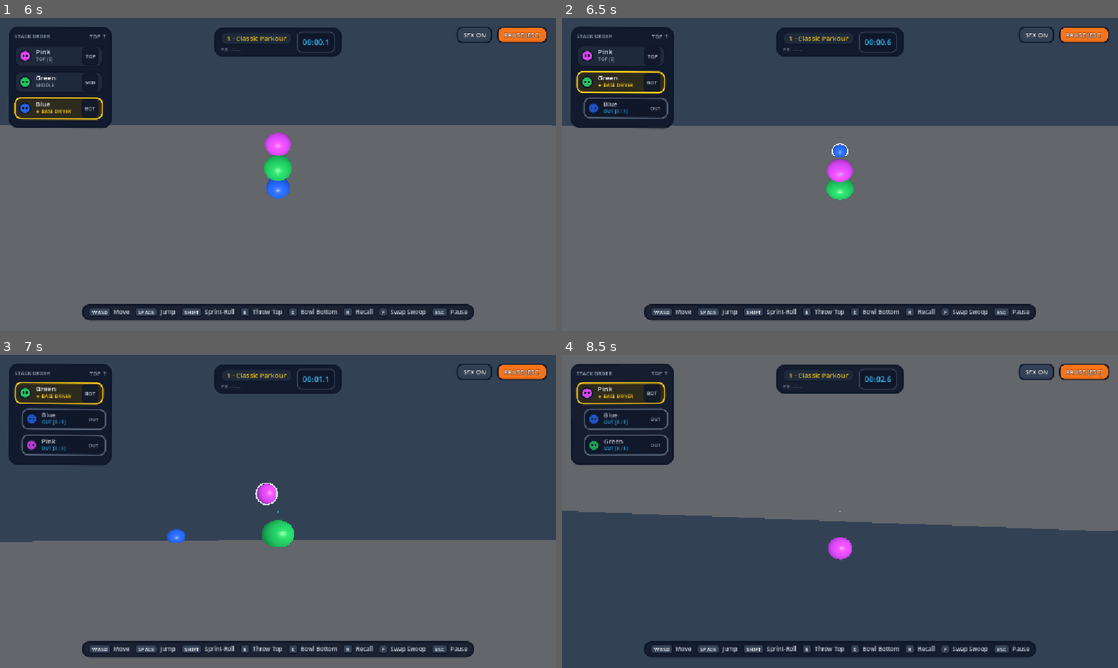
Above: before the commit, frames 1-4 (two rows, left to right).
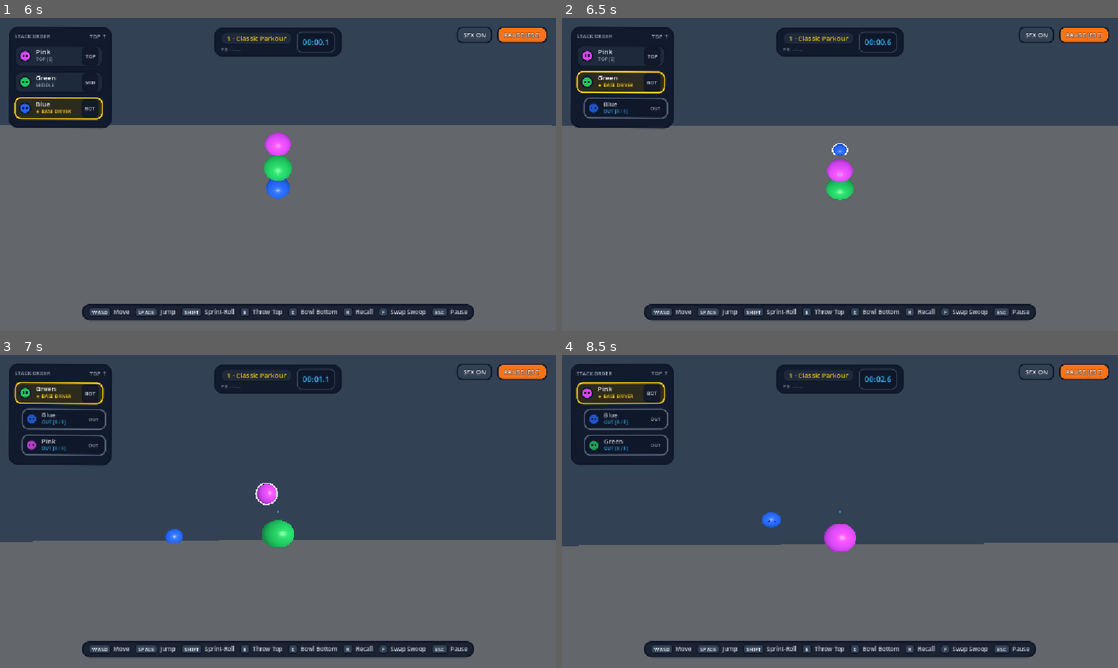
Above: after the commit, the same moments.

Repository: freeeked/godotgame
Game: Godot game, scene res://main.tscn
The game is run twice, just before and just after one commit, with the same random seed, the same clock (stepped at 60 frames per second) and the same inputs.
Inputs (mouse positions are in pixels of both pictures, inside the frame that each line leads up to):
- Up to frame 1 (6 s): click "▶ PLAY" at 0.5 s; click "SFX ON" at 1.25 s; click "MUTED" at 2 s; click "PAUSE [ESC]" at 2.75 s; move the mouse to (400, 158) at 3.52 s; hold D (move_right) 3.53-4.28 s; hold E (eject) 3.53-4.28 s; click (400, 158) at 3.67 s; tap C (roll_bottom) at 3.8, 4.35 s; move the mouse to (166, 190) at 4.27 s; hold S (move_back) 4.28-5.03 s; click (166, 190) at 4.42 s; tap Shift (sprint_roll) at 4.55 s; move the mouse to (333, 105) at 5.02 s; hold D (move_right) 5.03-5.78 s; hold Shift (sprint_roll) 5.03-5.78 s; click (333, 105) at 5.17 s; tap E (eject) at 5.3 s; move the mouse to (250, 237) at 5.77 s; hold W (move_forward) from 5.78 s (still down); tap Q (center_camera) at 5.85 s; click (250, 237) at 5.92 s
- Up to frame 2 (6.5 s): keep holding W (move_forward); tap C (roll_bottom) at 6.05 s
- Up to frame 3 (7 s): keep holding W (move_forward); move the mouse to (316, 514) at 6.52 s; hold E (eject) from 6.53 s (still down); click (316, 514) at 6.67 s; tap Shift (sprint_roll) at 6.8 s
- Up to frame 4 (8.5 s): keep holding W (move_forward); move the mouse to (795, 508) at 7.27 s; release E (eject) at 7.28 s; tap R (recall) at 7.35 s; click (795, 508) at 7.42 s; tap E (eject) at 7.55 s; move the mouse to (845, 511) at 8.02 s; hold C (roll_bottom) from 8.03 s (still down); click (845, 511) at 8.17 s

Frame 1 is identical in both runs. In frame 2, less than 0.1% of the frame differs, in the area x 47-53%, y 40-57%; in frame 3, less than 0.1%; in frame 4, 81%, in the area x 0-100%, y 0-100%.

Commit message:
fix movement

Diff:
--- a/main.tscn
+++ b/main.tscn
@@ -6,8 +6,8 @@
 [sub_resource type="BoxMesh" id="BoxMesh_nay18"]
 size = Vector3(9.129486, 1, 1.6502686)
 
-[sub_resource type="ConcavePolygonShape3D" id="ConcavePolygonShape3D_0xm2m"]
-data = PackedVector3Array(-4.5646996, 0.5, 0.8251, 4.5646996, 0.5, 0.8251, -4.5646996, -0.5, 0.8251, 4.5646996, 0.5, 0.8251, 4.5646996, -0.5, 0.8251, -4.5646996, -0.5, 0.8251, 4.5646996, 0.5, -0.8251, -4.5646996, 0.5, -0.8251, 4.5646996, -0.5, -0.8251, -4.5646996, 0.5, -0.8251, -4.5646996, -0.5, -0.8251, 4.5646996, -0.5, -0.8251, 4.5646996, 0.5, 0.8251, 4.5646996, 0.5, -0.8251, 4.5646996, -0.5, 0.8251, 4.5646996, 0.5, -0.8251, 4.5646996, -0.5, -0.8251, 4.5646996, -0.5, 0.8251, -4.5646996, 0.5, -0.8251, -4.5646996, 0.5, 0.8251, -4.5646996, -0.5, -0.8251, -4.5646996, 0.5, 0.8251, -4.5646996, -0.5, 0.8251, -4.5646996, -0.5, -0.8251, 4.5646996, 0.5, 0.8251, -4.5646996, 0.5, 0.8251, 4.5646996, 0.5, -0.8251, -4.5646996, 0.5, 0.8251, -4.5646996, 0.5, -0.8251, 4.5646996, 0.5, -0.8251, -4.5646996, -0.5, 0.8251, 4.5646996, -0.5, 0.8251, -4.5646996, -0.5, -0.8251, 4.5646996, -0.5, 0.8251, 4.5646996, -0.5, -0.8251, -4.5646996, -0.5, -0.8251)
+[sub_resource type="BoxShape3D" id="BoxShape3D_floor"]
+size = Vector3(9.129486, 1, 1.6502686)
 
 [node name="Main" type="Node3D" unique_id=276455839]
 script = ExtResource("1_0xm2m")
@@ -27,26 +27,6 @@
 transform = Transform3D(19.509756, 0, 0, 0, 1.2098289, 0, 0, 0, 60.405067, -19.59935, -1, 4.80576)
 mesh = SubResource("BoxMesh_nay18")
 
-[node name="StaticBody3D" type="StaticBody3D" parent="TestFloor/MeshInstance3D" unique_id=1273570719]
-
-[node name="CollisionShape3D" type="CollisionShape3D" parent="TestFloor/MeshInstance3D/StaticBody3D" unique_id=62997427]
-shape = SubResource("ConcavePolygonShape3D_0xm2m")
-
-[node name="HUD" type="CanvasLayer" parent="." unique_id=1283257902]
-
-[node name="Reticle" type="ColorRect" parent="HUD" unique_id=664066068]
-custom_minimum_size = Vector2(4, 4)
-custom_maximum_size = Vector2(4, 4)
-anchors_preset = 8
-anchor_left = 0.5
-anchor_top = 0.5
-anchor_right = 0.5
-anchor_bottom = 0.5
-offset_left = -2.0
-offset_top = -2.0
-offset_right = 2.0
-offset_bottom = 2.0
-grow_horizontal = 2
-grow_vertical = 2
-mouse_filter = 2
-color = Color(1, 1, 1, 0.35)
+[node name="CollisionShape3D" type="CollisionShape3D" parent="TestFloor" unique_id=62997427]
+transform = Transform3D(19.509756, 0, 0, 0, 1.2098289, 0, 0, 0, 60.405067, -19.59935, -1, 4.80576)
+shape = SubResource("BoxShape3D_floor")
--- a/scripts/player_stack.gd
+++ b/scripts/player_stack.gd
@@ -1026,6 +1026,19 @@
 	blob_ejected.emit(top_node.id, top_node.blob_name, false)
 	return top_node
 
+func _find_floor_y(at_pos: Vector3, fallback_feet_y: float, exclude_rids: Array[RID]) -> float:
+	var space_state := get_world_3d().direct_space_state
+	var ray_from := Vector3(at_pos.x, at_pos.y + 1.2, at_pos.z)
+	var ray_to := Vector3(at_pos.x, fallback_feet_y - 0.6, at_pos.z)
+	var query := PhysicsRayQueryParameters3D.create(ray_from, ray_to)
+	query.exclude = exclude_rids
+	query.collide_with_areas = false
+	query.collide_with_bodies = true
+	var hit := space_state.intersect_ray(query)
+	if not hit.is_empty():
+		return (hit["position"] as Vector3).y
+	return fallback_feet_y
+
 func roll_bottom_character() -> StackBlob:
 	if _active_nodes.size() <= 1:
 		return null
@@ -1033,44 +1046,71 @@
 	var is_sprint_launch := _is_sprint_rolling
 	var forward_x := sin(_facing_angle)
 	var forward_z := cos(_facing_angle)
+	var back_x := -forward_x
+	var back_z := -forward_z
+	var exclude_rids := _get_all_blob_rids()
 
 	var prev_driver := _active_nodes[0]
+	var prev_col_r := prev_driver.radius * 0.85
 	var anchor_x := prev_driver.body.global_position.x
 	var anchor_z := prev_driver.body.global_position.z
-	var anchor_feet_y := prev_driver.body.global_position.y - prev_driver.radius * 0.92
+	var raw_feet_y := prev_driver.body.global_position.y - prev_col_r
+	var floor_y := _find_floor_y(prev_driver.body.global_position, raw_feet_y, exclude_rids) if _is_grounded else raw_feet_y
 
 	var bottom_node: StackBlob = _active_nodes.pop_front()
 	var new_driver := _active_nodes[0]
 	var cur_horiz_speed := Vector2(_leader_vel.x, _leader_vel.z).length()
 
-	new_driver.body.global_position = Vector3(
-		anchor_x,
-		anchor_feet_y + new_driver.radius * 0.92,
-		anchor_z
-	)
-
-	var ball_center_y := anchor_feet_y + bottom_node.radius * 0.92
-	var desired_clearance := new_driver.radius + bottom_node.radius + 0.14
-	var exclude_rids := _get_all_blob_rids()
-	var safe_clearance := 0.0
-	var step_size := 0.08
+	var new_col_r := new_driver.radius * 0.85
+	var ball_col_r := bottom_node.radius * 0.85
+
+	# If sprint-rolling in a snake line, keep new_driver at its current trail position (don't teleport it forward!)
+	# so the remaining snake never snaps/rubber-bands into the launched ball.
+	var driver_x := anchor_x
+	var driver_z := anchor_z
+	if is_sprint_launch:
+		driver_x = new_driver.body.global_position.x
+		driver_z = new_driver.body.global_position.z
+		var driver_raw_feet := new_driver.body.global_position.y - new_col_r
+		var driver_floor := _find_floor_y(new_driver.body.global_position, driver_raw_feet, exclude_rids) if _is_grounded else driver_raw_feet
+		new_driver.body.global_position = Vector3(driver_x, driver_floor + new_col_r + 0.02, driver_z)
+	else:
+		new_driver.body.global_position = Vector3(anchor_x, floor_y + new_col_r + 0.02, anchor_z)
+
+	# Spawn the bowled ball from the old leader's front position cleanly above the floor
+	var ball_center_y := floor_y + ball_col_r + 0.03
+	var desired_lead := 0.25 if is_sprint_launch else (new_driver.radius + bottom_node.radius + 0.18)
+	var safe_lead := 0.0
+	var step_size := 0.06
 	var d := step_size
-	while d <= desired_clearance + 0.001:
+	while d <= desired_lead + 0.001:
 		var test_pos := Vector3(
 			anchor_x + forward_x * d,
 			ball_center_y,
 			anchor_z + forward_z * d
 		)
-		if _is_sphere_clearance_blocked(test_pos, bottom_node.radius * 0.85, exclude_rids):
+		if _is_sphere_clearance_blocked(test_pos, ball_col_r * 0.96, exclude_rids):
 			break
-		safe_clearance = d
+		safe_lead = d
 		d += step_size
 
-	bottom_node.body.global_position = Vector3(
-		anchor_x + forward_x * safe_clearance,
-		ball_center_y,
-		anchor_z + forward_z * safe_clearance
-	)
+	var spawn_x := anchor_x + forward_x * safe_lead
+	var spawn_z := anchor_z + forward_z * safe_lead
+
+	# Ensure minimum separation from new_driver so they never overlap on frame 0
+	var sep_xz := Vector2(spawn_x - driver_x, spawn_z - driver_z)
+	var min_sep := new_col_r + ball_col_r + 0.12
+	if sep_xz.length() < min_sep:
+		if is_sprint_launch:
+			# Pull new_driver slightly back along the snake trail instead of pushing ball into a wall
+			driver_x = spawn_x + back_x * min_sep
+			driver_z = spawn_z + back_z * min_sep
+			new_driver.body.global_position.x = driver_x
+			new_driver.body.global_position.z = driver_z
+		else:
+			ball_center_y = floor_y + new_col_r * 2.0 + ball_col_r + 0.06
+
+	bottom_node.body.global_position = Vector3(spawn_x, ball_center_y, spawn_z)
 
 	var base_launch := sprint_roll_forward_speed if is_sprint_launch else roll_forward_speed
 	var carry_factor := 0.75 if is_sprint_launch else 0.35
@@ -1085,7 +1125,7 @@
 	bottom_node.is_rolling = true
 	bottom_node.is_recalling = false
 	bottom_node.recall_time = 0.0
-	bottom_node.eject_cooldown = 0.65
+	bottom_node.eject_cooldown = 0.95 if is_sprint_launch else 0.65
 	bottom_node.pivot.rotation = Vector3(0.0, _facing_angle, 0.0)
 	bottom_node.visual_root.rotation = Vector3.ZERO
 
@@ -1099,7 +1139,8 @@
 	)
 
 	if is_sprint_launch:
-		var clamped := minf(cur_horiz_speed, sprint_roll_speed)
+		# Brief recoil slowdown on the driver so you don't immediately run over the ball you just bowled
+		var clamped := minf(cur_horiz_speed * 0.72, sprint_roll_speed)
 		if cur_horiz_speed > 0.001:
 			var ratio := clamped / cur_horiz_speed
 			_leader_vel.x *= ratio
@@ -1109,13 +1150,14 @@
 		_coyote_timer = coyote_time_max
 		_leader_vel = Vector3(
 			-forward_x * 2.0,
-			maxf(_leader_vel.y, 2.5),
+			maxf(_leader_vel.y, 3.2),
 			-forward_z * 2.0
 		)
 
 	for idx in range(_active_nodes.size()):
 		var b := _active_nodes[idx]
-		b.velocity = Vector3.ZERO
+		if not is_sprint_launch:
+			b.velocity = Vector3.ZERO
 		_apply_squash(
 			b,
 			(0.30 if is_sprint_launch else 0.22) - idx * 0.04,
@@ -1129,7 +1171,7 @@
 	blob_ejected.emit(bottom_node.id, bottom_node.blob_name, true)
 	return bottom_node
 
-# --- Homing Swoop Recall (R) ---
+	# --- Homing Swoop Recall (R) ---
 
 func _get_recall_target_position() -> Vector3:
 	if _active_nodes.is_empty():
@@ -1384,35 +1426,41 @@
 		b.velocity.y = maxf(b.velocity.y - eff_grav * delta, -terminal_velocity)
 
 		b.is_grounded = false
-		var remaining := b.velocity * delta
-		for _slide in range(3):
-			var collision := b.body.move_and_collide(remaining)
-			if collision == null:
-				break
-
-			var normal := collision.get_normal()
-			var remainder := collision.get_remainder()
-
-			if normal.y > 0.65:
-				if b.velocity.y < -2.5:
-					b.velocity.y = -b.velocity.y * bounce_restitution
-					_apply_squash(b, 0.28, -0.26)
+		var total_move := b.velocity * delta
+		var max_step := maxf(0.15, b.radius * 0.45)
+		var substeps := clampi(int(ceilf(total_move.length() / max_step)), 1, 6)
+		var sub_dt := delta / float(substeps)
+
+		for _sub in range(substeps):
+			var remaining := b.velocity * sub_dt
+			for _slide in range(3):
+				var collision := b.body.move_and_collide(remaining, false, 0.004)
+				if collision == null:
+					break
+
+				var normal := collision.get_normal()
+				var remainder := collision.get_remainder()
+
+				if normal.y > 0.65:
+					if b.velocity.y < -2.5:
+						b.velocity.y = -b.velocity.y * bounce_restitution
+						_apply_squash(b, 0.28, -0.26)
+					else:
+						b.velocity.y = 0.0
+						b.is_grounded = true
+				elif normal.y < -0.65:
+					if b.velocity.y > 2.5:
+						_apply_squash(b, 0.24, -0.22)
+					b.velocity.y = 0.0
 				else:
-					b.velocity.y = 0.0
-					b.is_grounded = true
-			elif normal.y < -0.65:
-				if b.velocity.y > 2.5:
-					_apply_squash(b, 0.24, -0.22)
-				b.velocity.y = 0.0
-			else:
-				var wall_n := Vector3(normal.x, 0.0, normal.z).normalized()
-				var into_speed := -b.velocity.dot(wall_n)
-				if into_speed > 0.0:
-					b.velocity += wall_n * into_speed * 1.5
-					if into_speed > 2.2:
-						_apply_squash(b, -0.24, 0.22)
-
-			remaining = remainder.slide(normal)
+					var wall_n := Vector3(normal.x, 0.0, normal.z).normalized()
+					var into_speed := -b.velocity.dot(wall_n)
+					if into_speed > 0.0:
+						b.velocity += wall_n * into_speed * 1.5
+						if into_speed > 2.2:
+							_apply_squash(b, -0.24, 0.22)
+
+				remaining = remainder.slide(normal)
 
 		b.squash = b.squash.lerp(Vector3.ZERO, minf(1.0, 14.0 * delta))
 		var horiz_speed := Vector2(b.velocity.x, b.velocity.z).length()
@@ -1450,9 +1498,11 @@
 					1.0 + breath + b.squash.z
 				)
 
-		if b.eject_cooldown <= 0.0 and _stack_swoop_target == null:
+		# Don't accidentally reabsorb a ball that is still actively rolling fast away/ahead
+		var still_fast_rolling := b.is_rolling and horiz_speed > 8.0
+		if b.eject_cooldown <= 0.0 and not still_fast_rolling and _stack_swoop_target == null:
 			var stack_center := get_stack_center()
-			if stack_center.distance_to(b.body.global_position) <= b.radius + 1.1:
+			if stack_center.distance_to(b.body.global_position) <= b.radius + 1.05:
 				_reabsorb_blob(i)
 
 	for i in range(_ejected_nodes.size()):
--- a/scripts/test_main.gd
+++ b/scripts/test_main.gd
@@ -50,11 +50,6 @@
 		_hud.update_stack_status(player_stack.get_stack_statuses())
 
 func _setup_hud() -> void:
-	# Remove static placeholder HUD CanvasLayer if present in scene so GameHUD owns the UI cleanly
-	var old_hud := get_node_or_null("HUD")
-	if old_hud != null and not (old_hud is GameHUD):
-		old_hud.queue_free()
-
 	_hud = GameHUD.new()
 	_hud.name = "GameHUD"
 	add_child(_hud)
